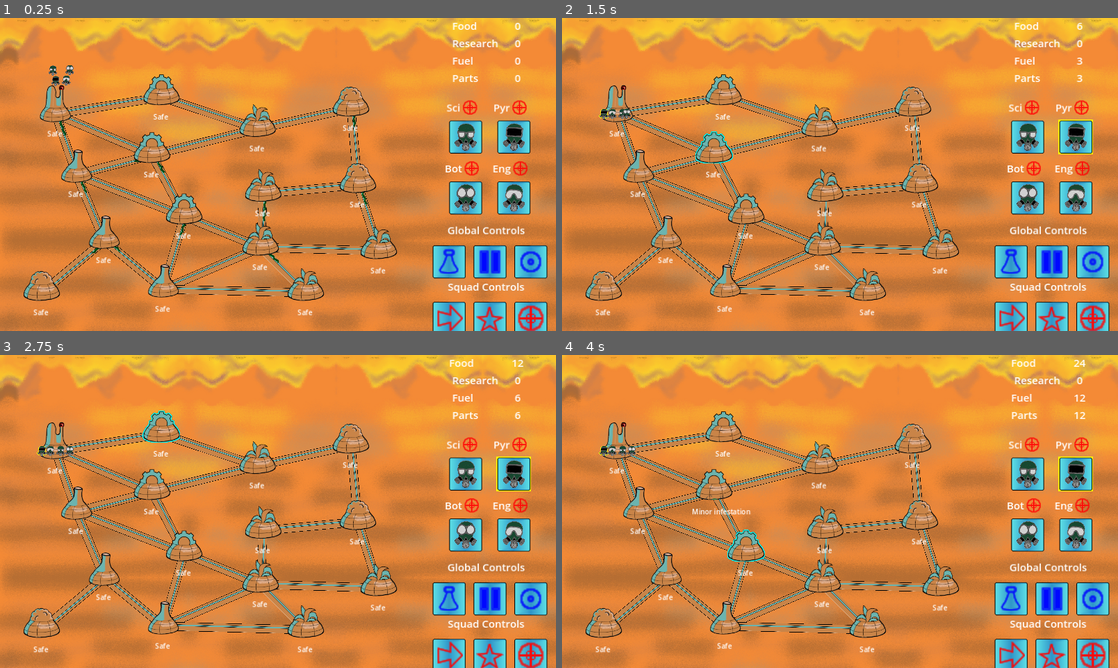
Above: before the commit, frames 1-4 (two rows, left to right).
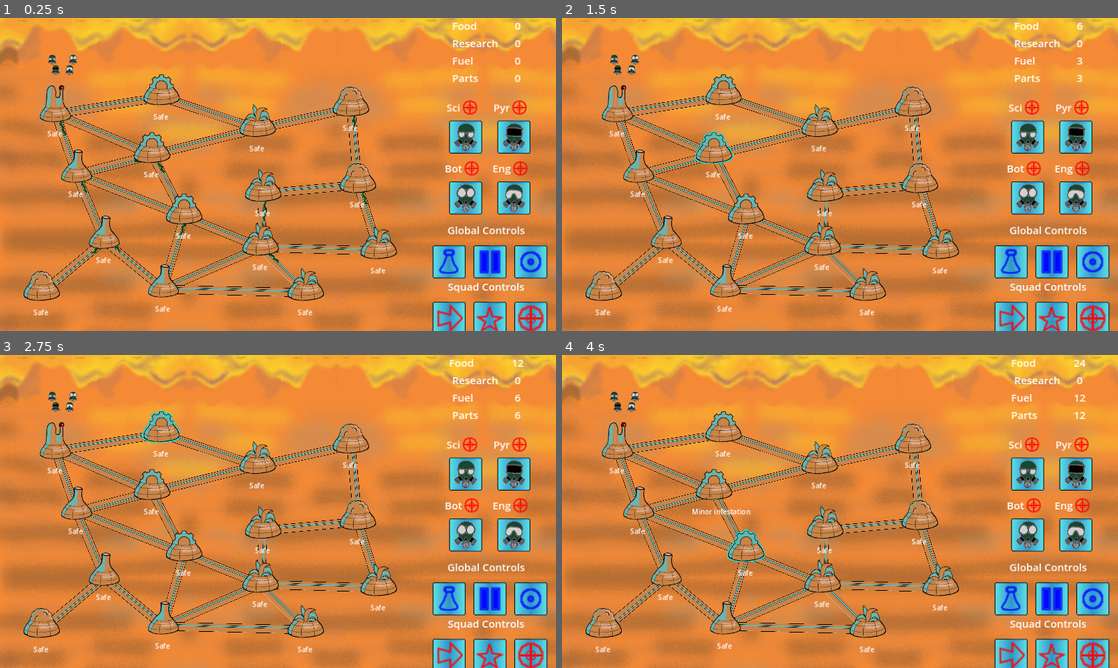
Above: after the commit, the same moments.

Repository: Aveli-games/contra-tentacula
Game: Godot game, scene res://main.tscn
The game is run twice, just before and just after one commit, with the same random seed, the same clock (stepped at 60 frames per second) and the same inputs.
Inputs (mouse positions are in pixels of both pictures, inside the frame that each line leads up to):
- Up to frame 1 (0.25 s): no input
- Up to frame 2 (1.5 s): move the mouse to (617, 102) at 0.52 s; click (617, 102) at 0.67 s; move the mouse to (712, 143) at 1.27 s; click (712, 143) at 1.42 s
- Up to frame 3 (2.75 s): move the mouse to (161, 423) at 2.02 s; click (161, 423) at 2.17 s
- Up to frame 4 (4 s): tap Enter at 2.75 s; move the mouse to (639, 502) at 2.77 s; click (639, 502) at 2.92 s; tap Space at 3.5 s; move the mouse to (745, 542) at 3.52 s; click (745, 542) at 3.67 s

The runs differ from the first frame. In frame 1, 0.2% of the frame differs, in the area x 8-14%, y 11-22%; in frame 2, 0.4%; in frame 3, 0.4%, in the area x 6-96%, y 11-44%; in frame 4, 0.4%.
Error after the commit: Invalid access to property or key 'infestation_percentage' on a base object of type 'Nil'. (res://squad.gd:155)

Commit message:
use action queue for moves

Diff:
--- a/squad.gd
+++ b/squad.gd
@@ -74,20 +74,32 @@
 	if moving: # We are moving, no moving action allowed
 		return false
 	if !location: # We don't have a current location, move to get one
-		set_target(target)
+		print_debug("We don't have a current location, move to target: ", target)
+		action_queue = _create_move_action(target)
 		return true
-	if location == target: # Target is current location
+	if location == target: # Target is current location ==> already there?
 		return true
 
-	var location_connections = location.get_connections()
-	if location_connections.find(target) != -1:
+	var pather = Pather.new()
+	var path_to_target = pather.find_path(location, target)
+	if path_to_target:
+		# dome/slot management
 		global_position = location.global_position
 		if slot:
 			slot.empty(self)
-		set_target(target)
+
+		# movement
+		# fill action queue with move actions
+		# first element is current location
+		path_to_target.pop_front()
+		var move_actions = path_to_target.map(_create_move_action)
+		action_queue = move_actions
 		return true
 	else: # Target is not connected to current location
 		return false
+
+func _create_move_action(target: Dome):
+	return {'action': Globals.ActionType.MOVE, 'target': target}
 
 func special(target: Dome):
 	if location:
